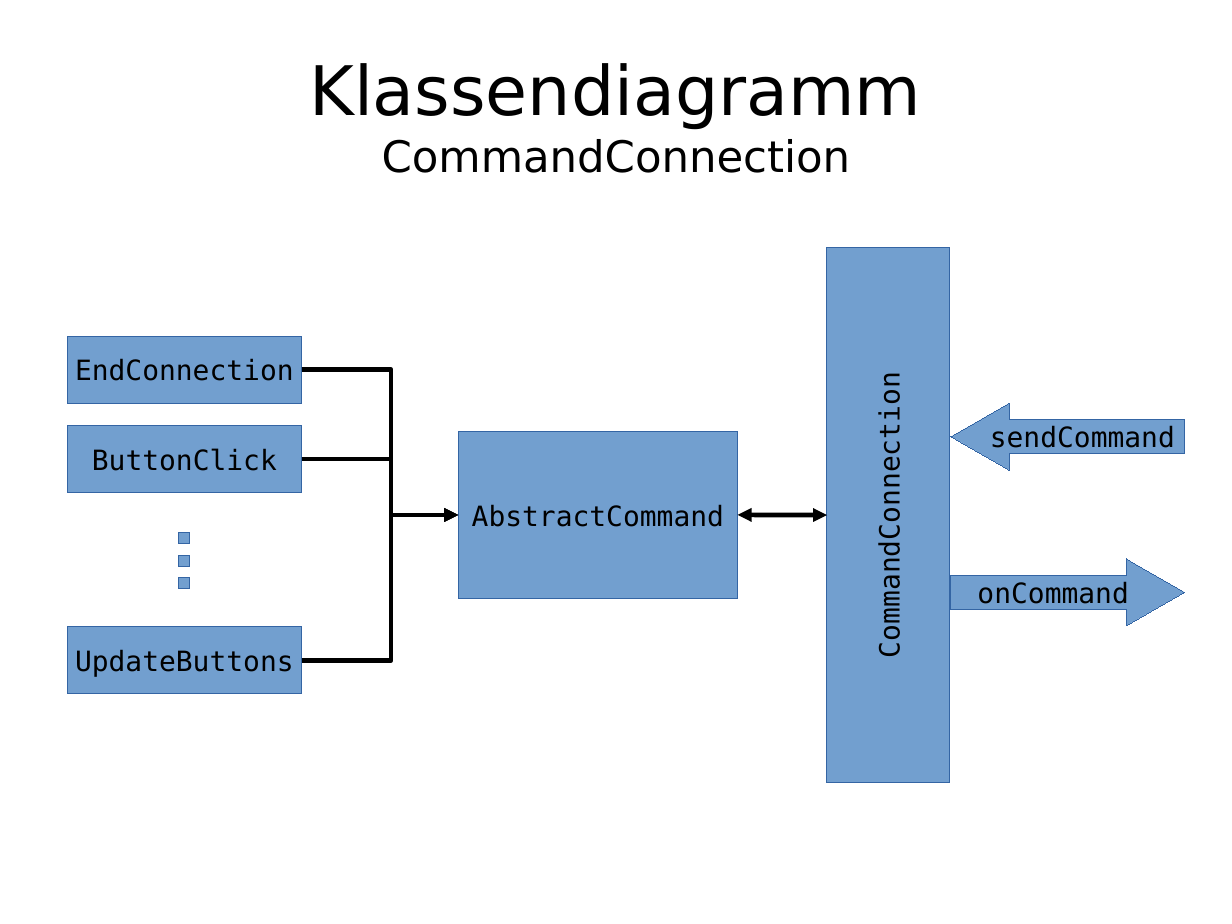
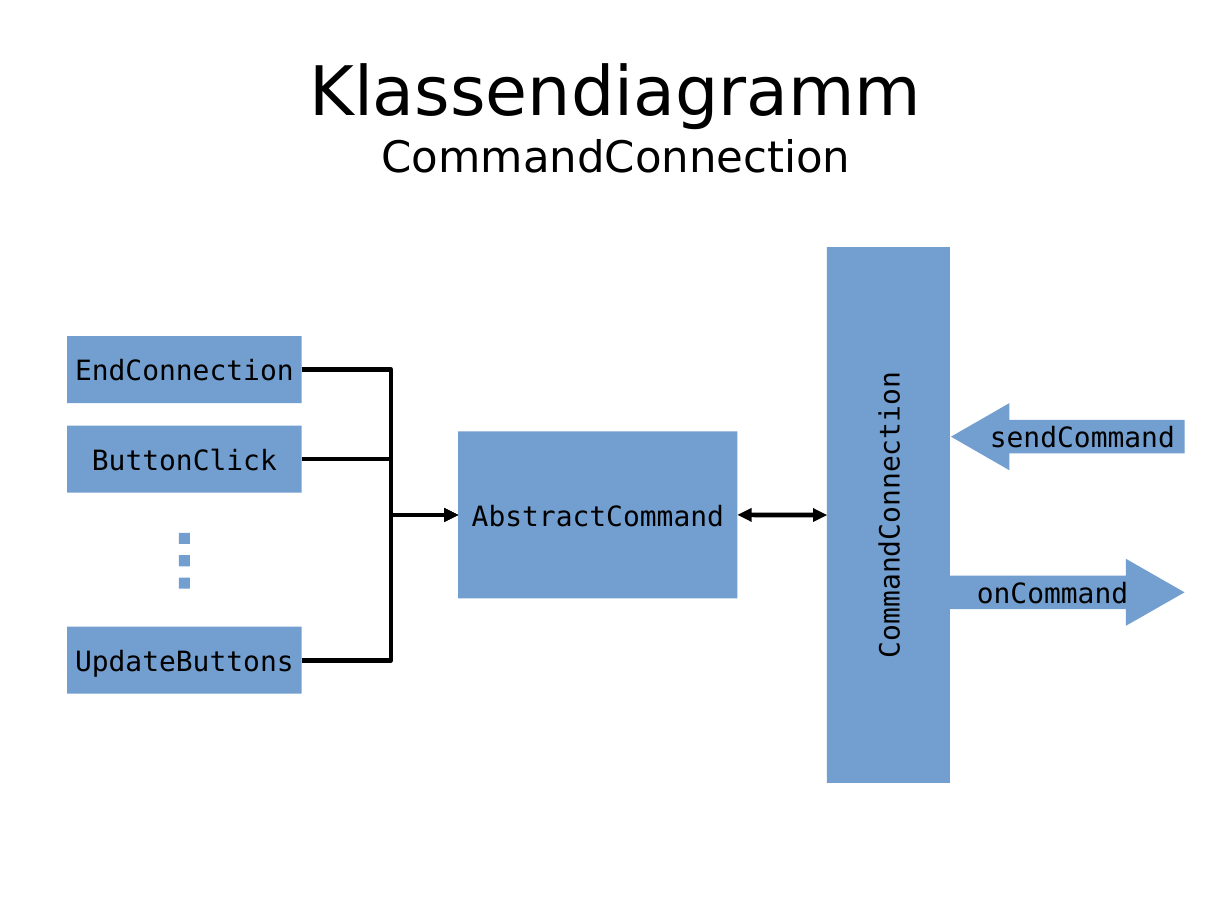
Before and after one commit to enra64/psychic-giggle, a slide deck: slide 14 of zwischenstand anfang dezember.odp. Drawn at 1232x924 pixels with LibreOffice and Linux fonts; fonts in the diff are those of the drawing. Boxes give left, top, right and bottom in pixels: in the first picture for what was removed or moved away, otherwise in the second. Text is boxed around its words. In the diff, an @@ line names an element or a change of style, - is before the commit and + after.

```diff
--- a/zwischenstand anfang dezember.odp
+++ b/zwischenstand anfang dezember.odp
@@ right arrow "onCommand" at (950,559,1185,626): outline #3465A4 0 pt to none; proportions changed @@
@@ outline #3465A4 0 pt to none in 9 elements at (827,248,950,783), (67,337,302,404), (67,426,302,493), (67,627,302,694), (458,432,738,598), (951,404,1185,471), (179,556,190,567), (179,533,190,544), (179,578,190,589) @@
```
Also in this commit, not shown: 9 other slides changed.
